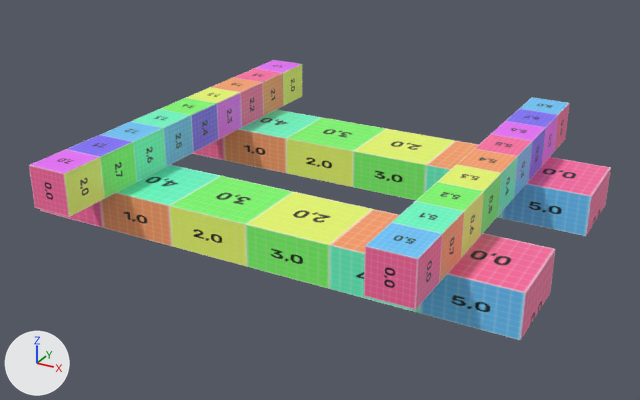
Before and after pictures for a commit that changed the OBJ model Resources/Models/rail.obj.
The view is the same before and after, from a 50 mm lens placed at (0.949, -1.752, 0.795), pointed at (0.003, -0.031, -0.066). Every picture has the same lights, and +X, +Y and +Z are marked at lower left. Where no turn or scale is listed for an object, it has been applied to the vertices.

Script lines for the objects in view, before the commit:
```python
me_rail = bpy.data.meshes.new('Rail')
me_rail.from_pydata(...)  # a box spanning x 0.35..0.45, y -0.5..0.5, z 0.0..0.1; a box spanning x -0.45..-0.35, y -0.5..0.5, z 0.0..0.1; a box spanning x -0.6..0.6, y 0.15..0.35, z -0.1..0.0; a box spanning x -0.6..0.6, y -0.35..-0.15, z -0.1..0.0
me_rail.materials.append(mat_rail)  # picture img_uvchecker_png
ob_rail = bpy.data.objects.new('Rail', me_rail)
ob_rail.location = (0.0, 0.0, 0.0)
```
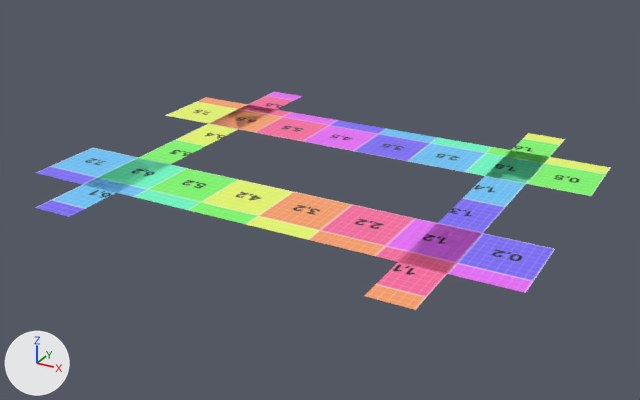
Where the change shows, as pixel boxes (x1, y1, x2, y2) in the pictures (640 x 400 px):
'Rail', reshaped (22% shorter): before (29, 60, 611, 340); after (35, 92, 611, 310)
part 1 of me_rail, cut back: before (29, 60, 611, 340); after (35, 92, 565, 310)
part 2 of me_rail, surface changed: (117, 110, 611, 293) in both

Diff of the bpy script that builds the scene:
```diff
--- a/Resources/Models/rail.obj.py
+++ b/Resources/Models/rail.obj.py
@@ me_rail @@
 # used by ob_rail; location = (0.0, 0.0, 0.0)
-me_rail.from_pydata(...)  # 32 vertices, 48 faces; spans x -0.6..0.6, y -0.5..0.5, z -0.1..0.1
+me_rail.from_pydata(...)  # 16 vertices, 8 faces; spans x -0.6..0.6, y -0.5..0.5, z 0.0
+# me_rail part 1
+# 16 vertices are removed from x -0.6..0.6, y -0.5..0.5, z -0.1..0.1
+# 44 faces are deleted
+# 4 new faces join them
+# me_rail part 2: 4 kept faces spanning x -0.6..0.6, y -0.35..0.35, z 0.0 get new texture (UV) coordinates
 me_rail.materials.append(mat_rail)
```
